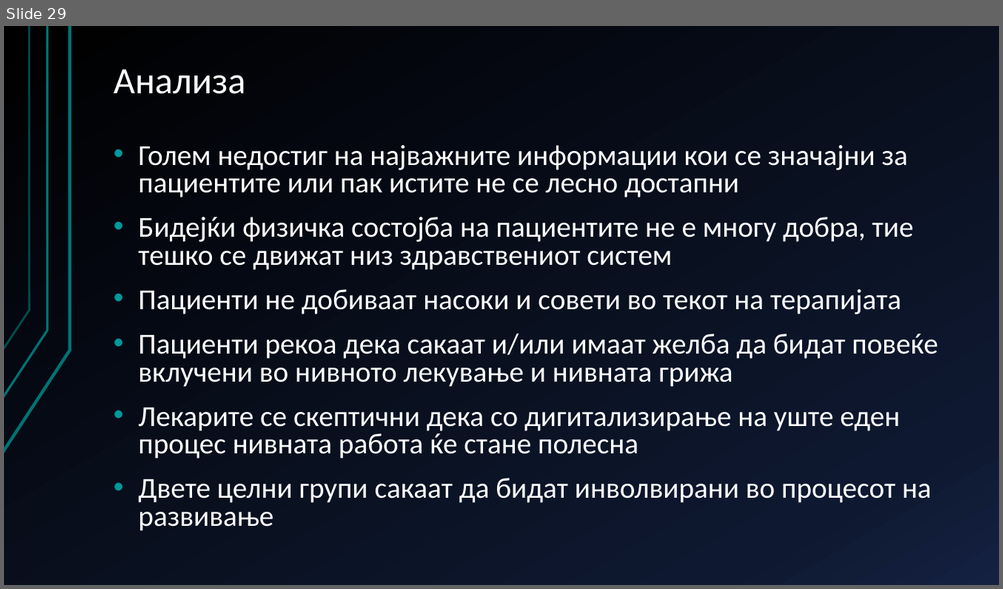
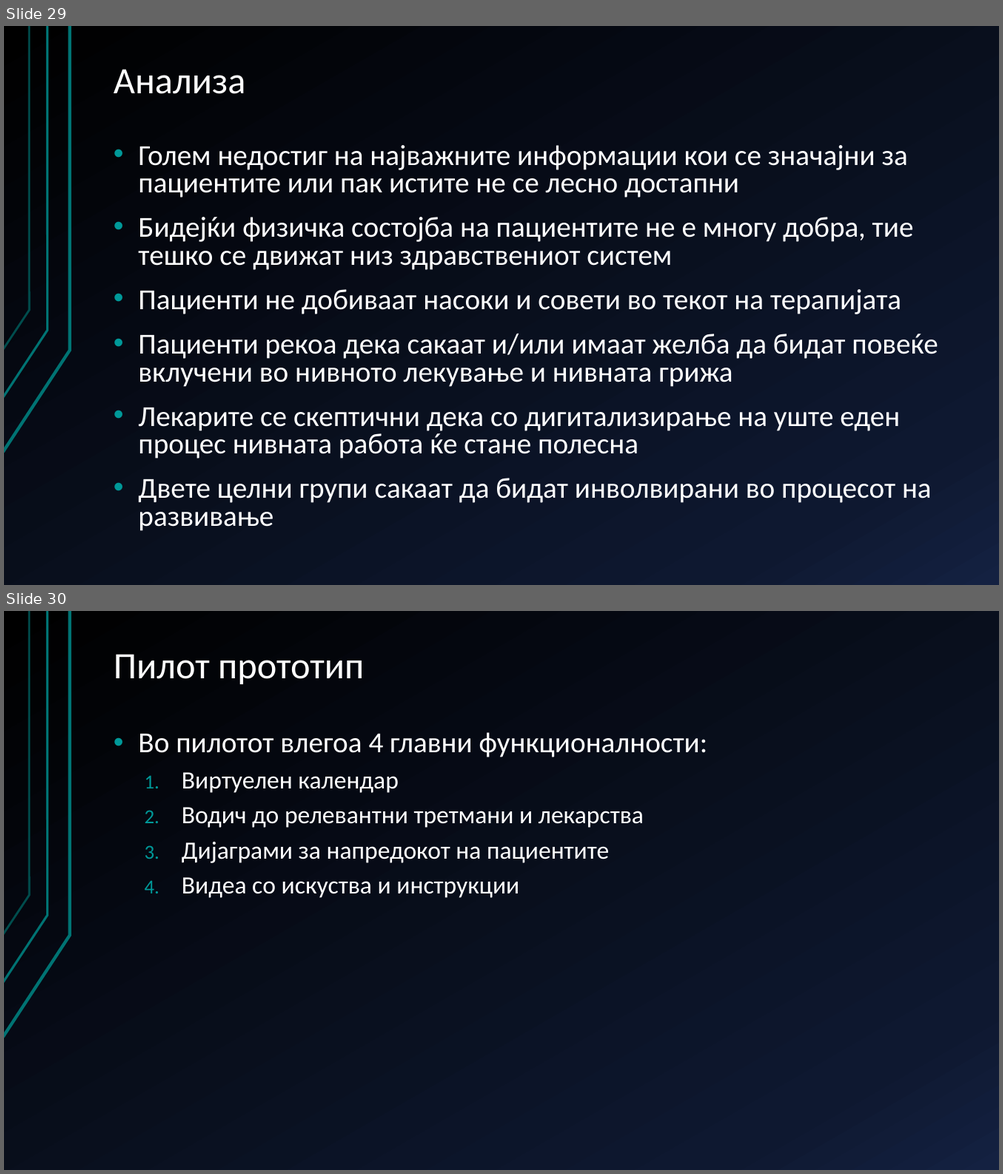
Before and after one commit to AlenDosev/Master, a slide deck: Master.pptx. Shown one above the other, each under a label of ours: slide 29 before the commit, slides 29 and 30 after it. The pictures are 1003x589 and 1003x1174 pixels, drawn with LibreOffice and Linux fonts; fonts in the diff are those of the drawing. Boxes give left, top, right and bottom in pixels: in the first picture for what was removed or moved away, otherwise in the second. Text is boxed around its words. In the diff, an @@ line names an element or a change of style, - is before the commit and + after.

```diff
--- a/Master.pptx
+++ b/Master.pptx
@@ slide 30 added at <box>4,611,999,1170</box>, background gradient #000000 to #0F1931 to #142242; not listed: 3 template elements that a slide beside it also shows @@
@@ title added at <box>114,654,364,684</box>, 36 pt, text #FFFFFF @@
+Пилот прототип
@@ text added at <box>138,732,708,898</box>, 24 pt, text #FFFFFF @@
+• Во пилотот влегоа 4 главни функционалности:
+  1. Виртуелен календар
+  2. Водич до релевантни третмани и лекарства
+  3. Дијаграми за напредокот на пациентите
+  4. Видеа со искуства и инструкции
```
Also in this commit, not shown: 16 other slides added, 3 slides removed, 1 other file.
